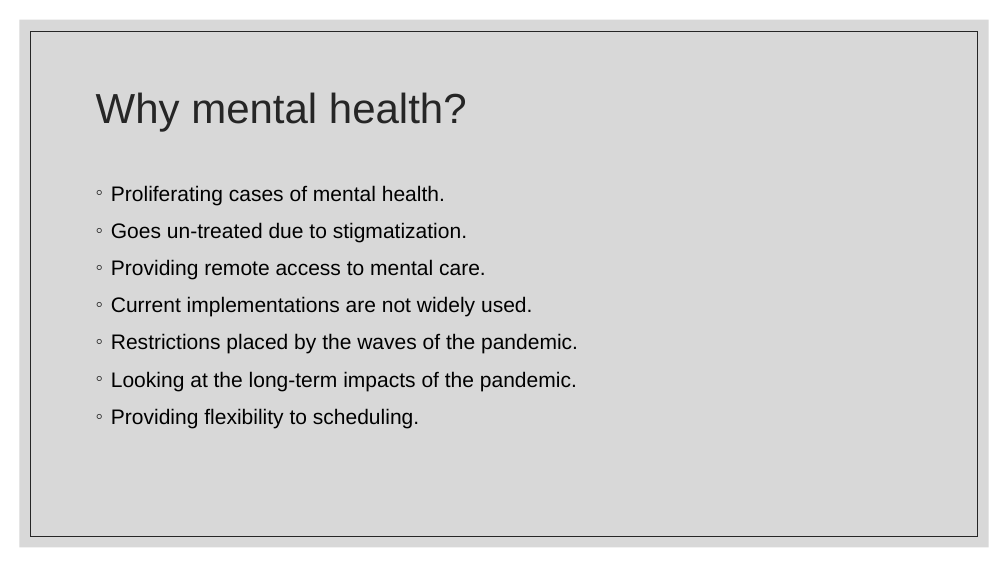
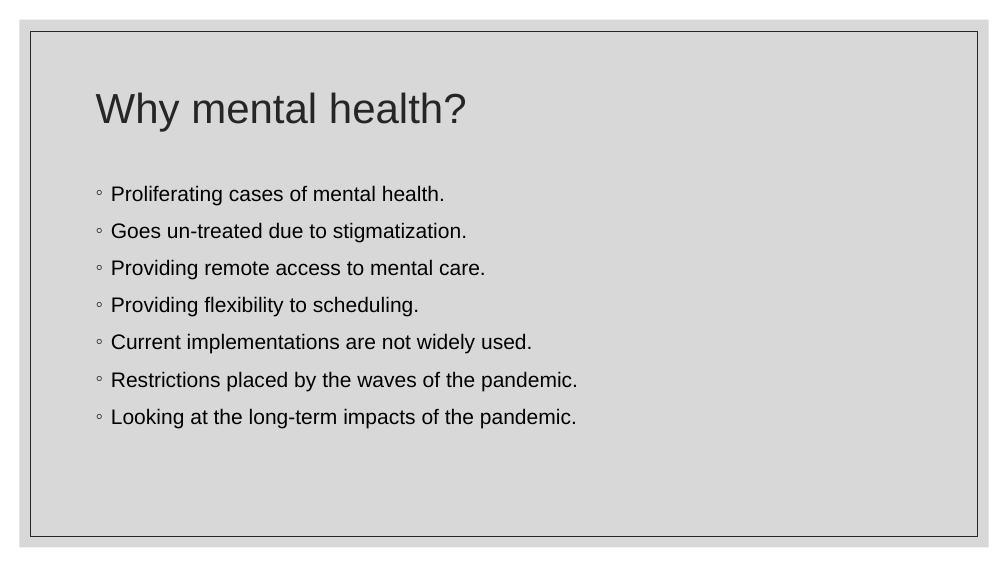
Before and after one commit to 04rookie/dissertationProject, a slide deck: slide 3 of documents/Presentation.pptx. Drawn at 1008x567 pixels with LibreOffice and Linux fonts; fonts in the diff are those of the drawing. Boxes give left, top, right and bottom in pixels: in the first picture for what was removed or moved away, otherwise in the second. Text is boxed around its words. In the diff, an @@ line names an element or a change of style, - is before the commit and + after.

Commit message:
update

```diff
--- a/documents/Presentation.pptx
+++ b/documents/Presentation.pptx
@@ text at (x1=111, y1=296, x2=419, y2=317): paragraph added @@
+◦ Providing flexibility to scheduling.
@@ text at (x1=111, y1=408, x2=419, y2=428): paragraph removed @@
-◦ Providing flexibility to scheduling.
```
Also in this commit, not shown: 1 other slide changed.
